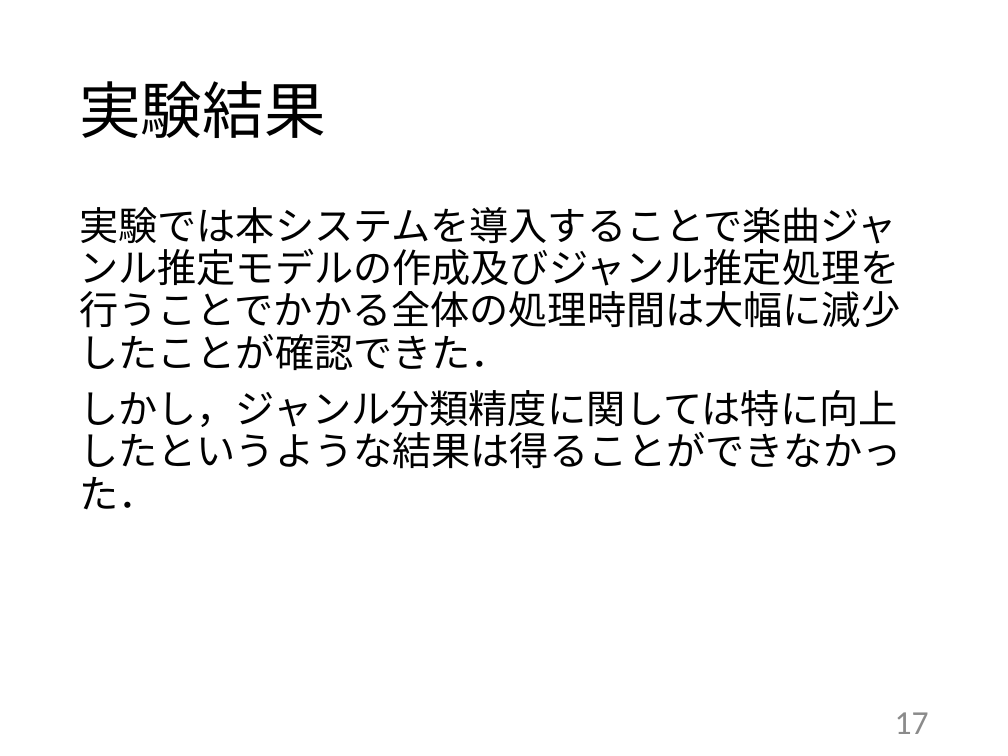
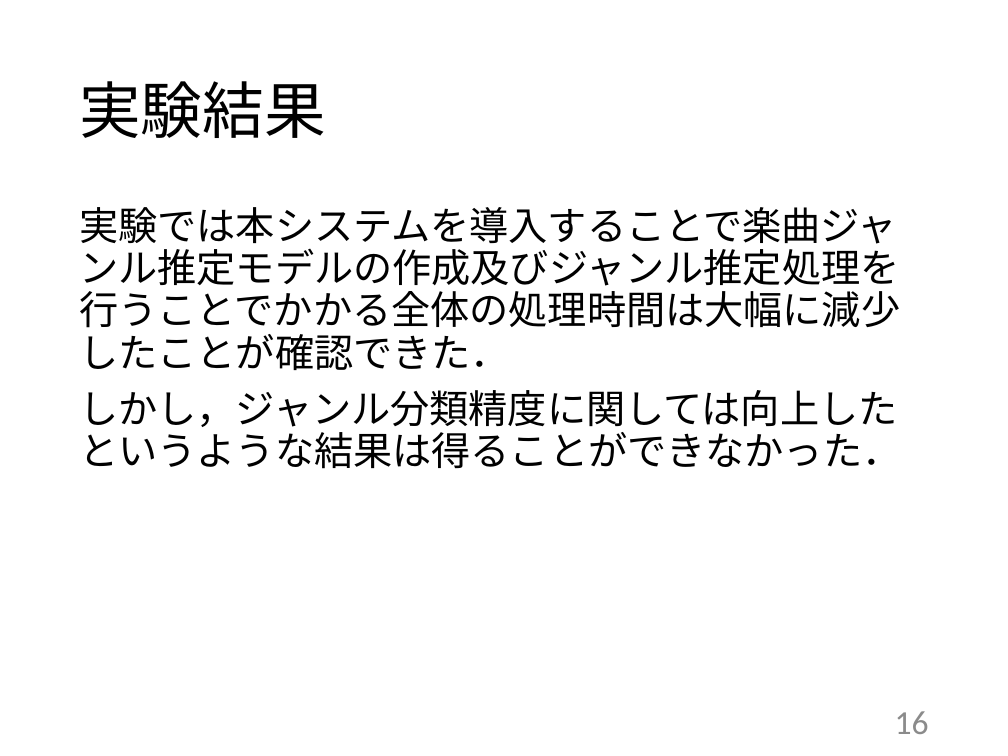
Before and after one commit to kait-takanolab/1821144-yoshii-thesis, a slide deck: slide 16 of 発表用スライド/1821144_卒研発表.pptx (slide 17 before the commit). Drawn at 1008x756 pixels with LibreOffice and Linux fonts; fonts in the diff are those of the drawing. Boxes give left, top, right and bottom in pixels: in the first picture for what was removed or moved away, otherwise in the second. Text is boxed around its words. In the diff, an @@ line names an element or a change of style, - is before the commit and + after.

```diff
--- a/発表用スライド/1821144_卒研発表.pptx
+++ b/発表用スライド/1821144_卒研発表.pptx
@@ text at [79, 390, 901, 469]: text changed @@
-しかし，ジャンル分類精度に関しては特に向上したというような結果は得ることができなかった．
+しかし，ジャンル分類精度に関しては向上したというような結果は得ることができなかった．
@@ page number at [895, 711, 929, 734]: text changed @@
-17
+16
```
Also in this commit, not shown: 11 other slides changed, 1 slide added, 2 slides removed, 4 other files.
